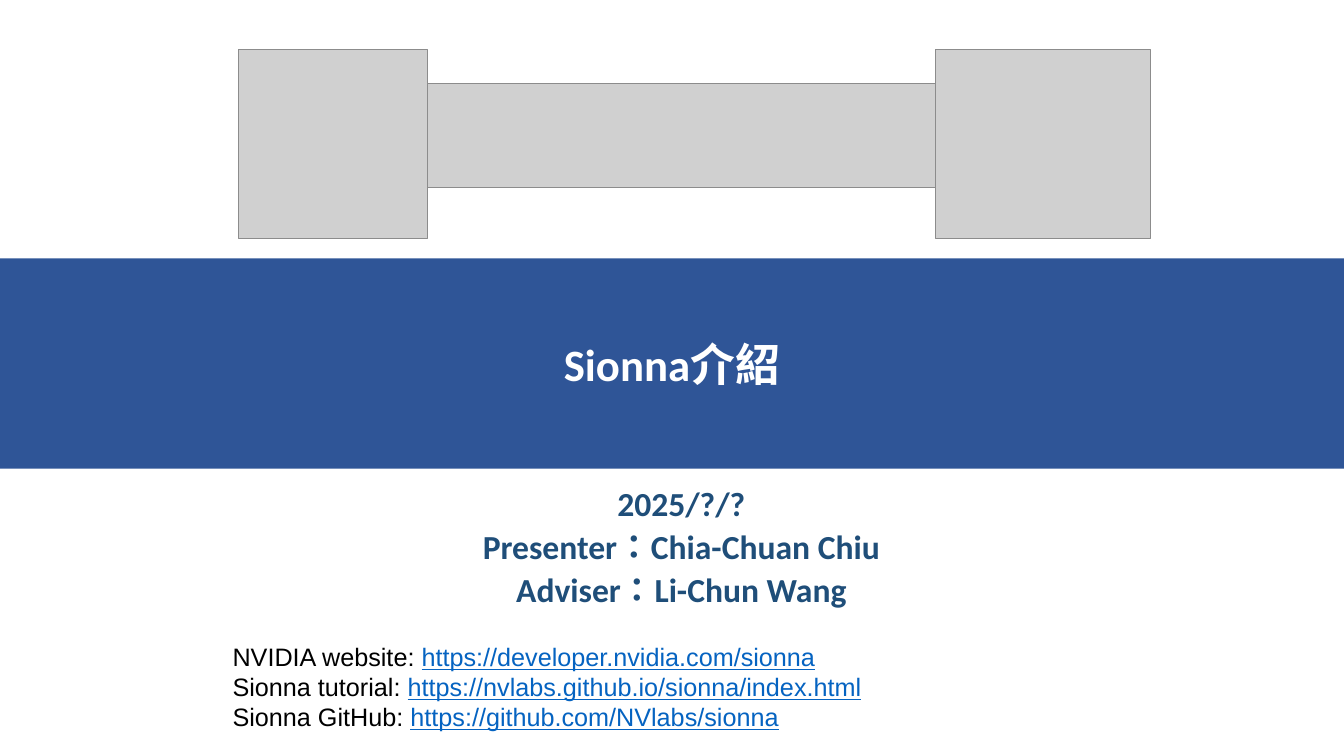
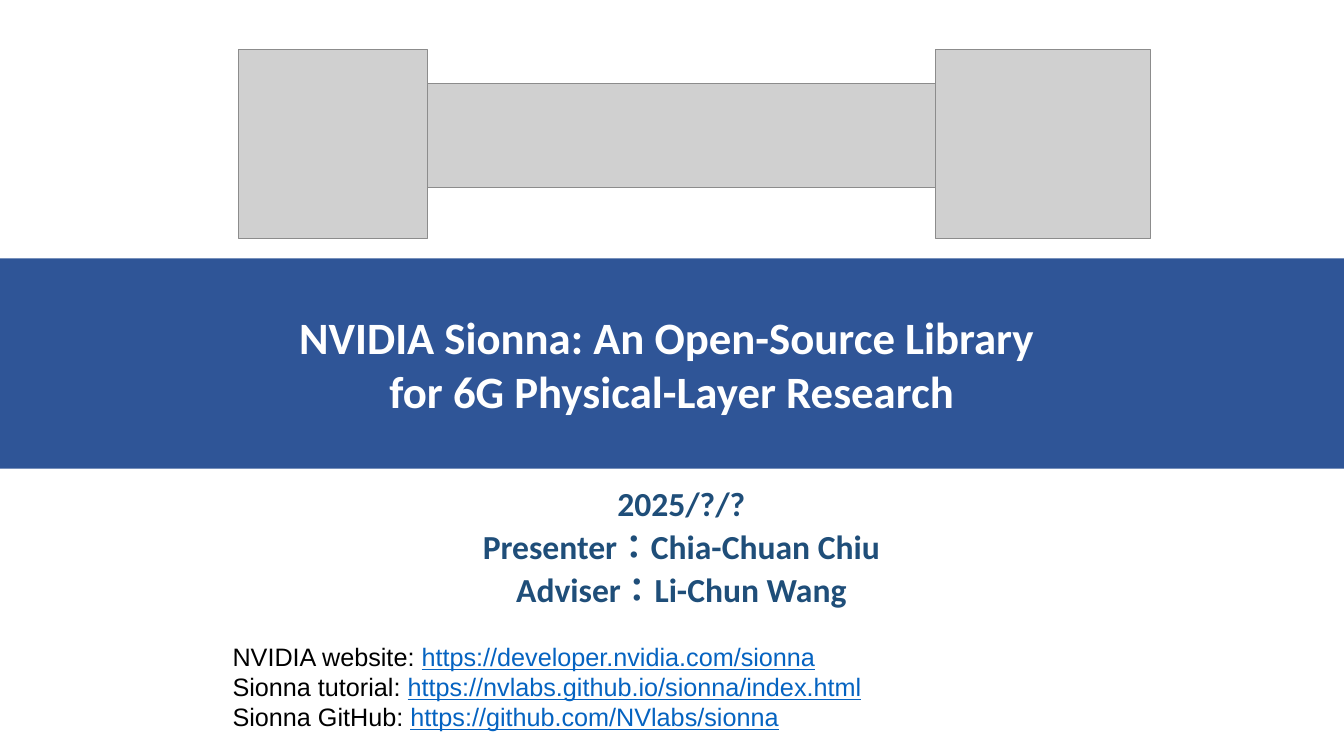
Before and after one commit to NYCU-ICCLab/sionna_introduction, a slide deck: slide 1 of sionna_introduction.pptx. Drawn at 1344x756 pixels with LibreOffice and Linux fonts; fonts in the diff are those of the drawing; grey boxes stand for pictures; background and template pictures are left out. Boxes give left, top, right and bottom in pixels: in the first picture for what was removed or moved away, otherwise in the second. Text is boxed around its words. In the diff, an @@ line names an element or a change of style, - is before the commit and + after.

```diff
--- a/sionna_introduction.pptx
+++ b/sionna_introduction.pptx
@@ title at [299, 322, 1033, 415]: text changed @@
-Sionna介紹
+NVIDIA Sionna: An Open-Source Library
+for 6G Physical-Layer Research
```
Also in this commit, not shown: 4 other slides changed, 4 slides added, 3 other files.
